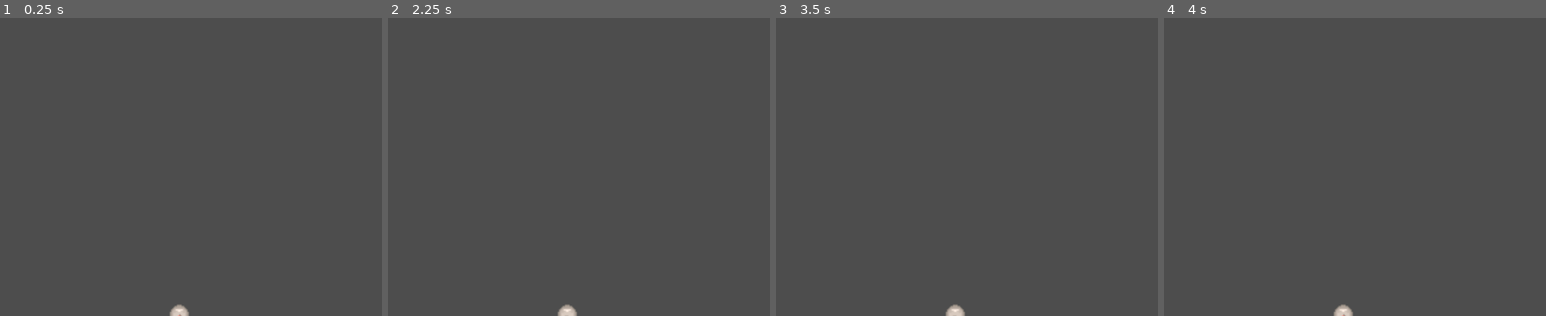
Above: before the commit, frames 1-4 (left to right).
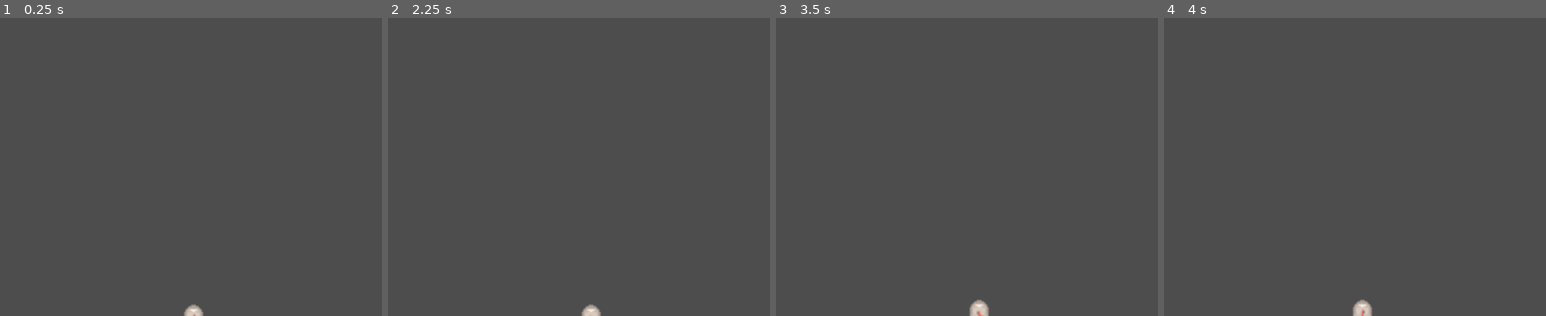
Above: after the commit, the same moments.

Repository: bollowatsch/armacaton
Game: Godot game, scene res://scenes/figures/mouse.tscn
Two runs of this game, one before a commit and one after it. Both use one fixed random seed, a clock stepped at 60 frames per second and the inputs below. This scene is started directly instead of the project's main scene.
Inputs (mouse positions are % of the whole screen's width and height, from its top left):
- Up to frame 1 (0.25 s): no input
- Up to frame 2 (2.25 s): tap Enter at 0.5, 2 s; move the mouse to (72, 45) at 0.52 s; hold Right (ui_right) 0.53-1.28 s; click (72, 45) at 0.67 s; tap Space at 1.25 s; move the mouse to (30, 55) at 1.27 s; hold Down (ui_down) 1.28-2.03 s; click (30, 55) at 1.42 s; move the mouse to (60, 28) at 2.02 s; hold Right (ui_right) from 2.03 s (still down); click (60, 28) at 2.17 s
- Up to frame 3 (3.5 s): tap Space at 2.75 s; move the mouse to (45, 70) at 2.77 s; release Right (ui_right) at 2.78 s; hold Up (ui_up) from 2.78 s (still down); click (45, 70) at 2.92 s
- Up to frame 4 (4 s): tap Enter at 3.5 s; move the mouse to (80, 65) at 3.52 s; release Up (ui_up) at 3.53 s; hold Left (ui_left) from 3.53 s (still down); click (80, 65) at 3.67 s
The pictures show only the part of the screen within x 29-79%, y 50-100%; the shares and areas given below are measured in that part.

The runs differ from the first frame. In frame 1, 0.3% of the frame differs, in the area x 44-54%, y 96-100%; in frame 2, 0.3%; in frame 3, 0.4%, in the area x 44-56%, y 94-100%; in frame 4, 0.4%.

Commit message:
fix mouse border collision

Diff:
--- a/scripts/mouse.gd
+++ b/scripts/mouse.gd
@@ -5,18 +5,18 @@
 
 # Rastergröße: Spieler springt immer um genau 1 Tile
 const TILE_SIZE = 8
-const X_AXIS = 1280
-const Y_AXIS = 920
+var width: float
+var height: float
+var sprite_size: Vector2
 
-const X_START = X_AXIS / 2
-const Y_START = Y_AXIS
-
-var sprite_size: Vector2
 var can_move = true
 
 func _ready():
 	sprite.play("walk")
 	add_to_group("mouse")
+
+	width = get_viewport_rect().size.x
+	height = get_viewport_rect().size.y
 
 	var frames = $AnimatedSprite2D.sprite_frames
 	sprite_size = frames.get_frame_texture("idle", 0).get_size()
@@ -50,9 +50,11 @@
 	var target = position + dir * TILE_SIZE
 
 	# Check borders
-	if target.x < 0 + sprite_size.x / 2 or target.x + sprite_size.x / 2 > X_AXIS:
+	if target.x < 0 + sprite_size.x / 2 or target.x + sprite_size.x / 2 > width:
+		print('position %s out of bounds' % [str(position)])
 		return
-	if target.y > Y_AXIS - sprite_size.y / 2:
+	if target.y > height - sprite_size.y / 2:
+		print('position %s out of bounds' % [str(position)])
 		return
 
 	can_move = false
@@ -67,9 +69,7 @@
 		GameManager.player_reached_goal()
 
 func respawn():
-	var screen = get_viewport_rect().size
-
 	position = Vector2(
-		screen.x / 2 - sprite_size.x / 2,
-		screen.y - sprite_size.y / 2
+		width / 2,
+		height - sprite_size.y / 2
 	)
